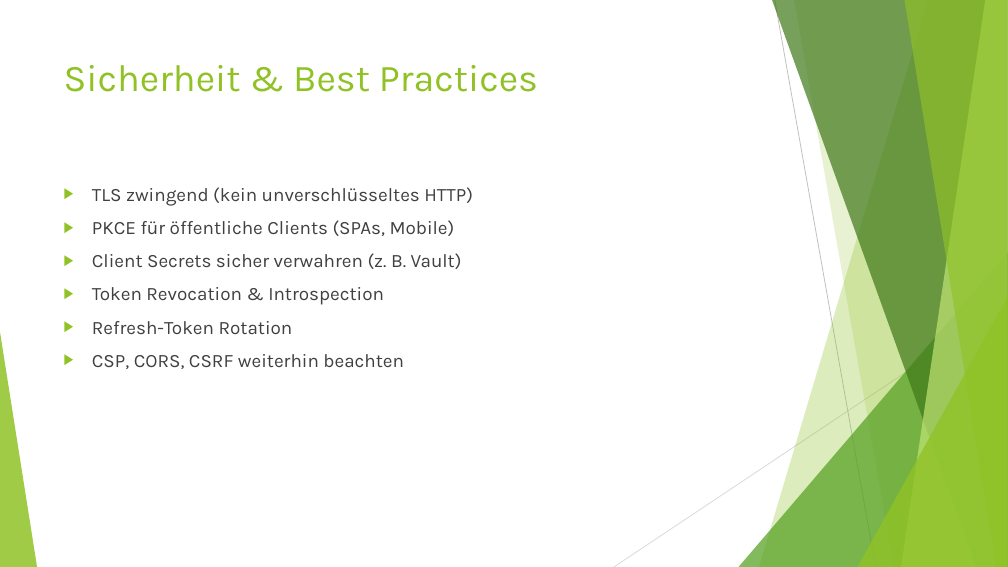
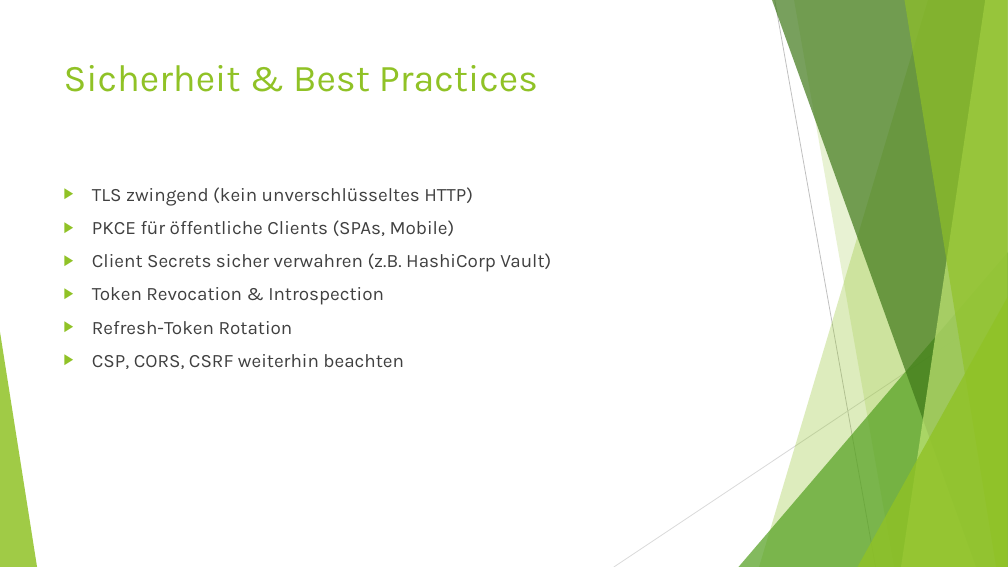
Before and after one commit to MichaelZett/20250708_Spring_Security, a slide deck: slide 124 of Spring_Security.pptx (slide 127 before the commit). Drawn at 1008x567 pixels with LibreOffice and Linux fonts; fonts in the diff are those of the drawing. Boxes give left, top, right and bottom in pixels: in the first picture for what was removed or moved away, otherwise in the second. Text is boxed around its words. In the diff, an @@ line names an element or a change of style, - is before the commit and + after.

```diff
--- a/Spring_Security.pptx
+++ b/Spring_Security.pptx
@@ text at <box>92,253,551,272</box>: text changed @@
-▶ Client Secrets sicher verwahren (z. B. Vault)
+▶ Client Secrets sicher verwahren (z.B. HashiCorp Vault)
```
Also in this commit, not shown: 7 other slides changed, 4 slides added, 7 slides removed.
